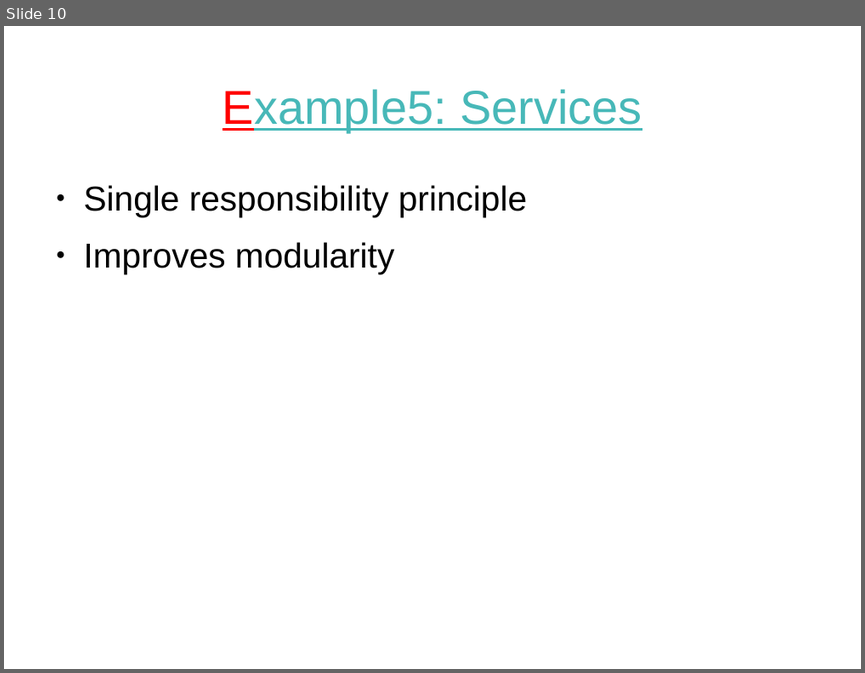
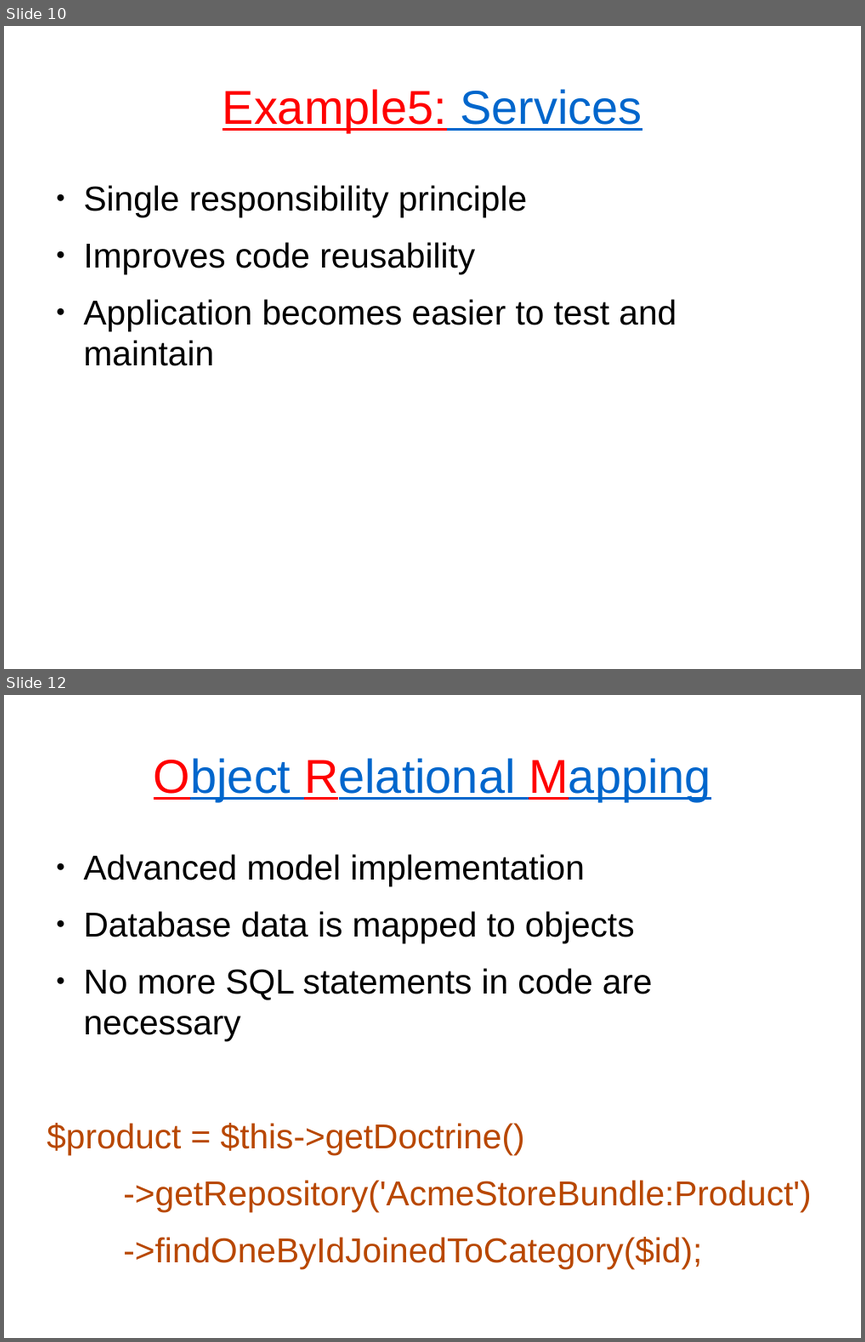
Before and after one commit to tautvilas/frameworks-lecture, a slide deck: doc/presentation.odp. Shown one above the other, each under a label of ours: slide 10 before the commit, slides 10 and 12 after it; the slides between them are not shown. The pictures are 865x673 and 865x1342 pixels, drawn with LibreOffice and Linux fonts; fonts in the diff are those of the drawing. Boxes give left, top, right and bottom in pixels: in the first picture for what was removed or moved away, otherwise in the second. Text is boxed around its words. In the diff, an @@ line names an element or a change of style, - is before the commit and + after.

```diff
--- a/doc/presentation.odp
+++ b/doc/presentation.odp
@@ slide 12 added at (x1=4, y1=695, x2=861, y2=1338), background #FFFFFF @@
@@ title added at (x1=154, y1=758, x2=710, y2=801), 44 pt, text #0066CC, underline @@
+Object Relational Mapping
@@ text added at (x1=46, y1=854, x2=811, y2=1211), 32 pt, text #B84700 @@
+● Advanced model implementation
+● Database data is mapped to objects
+● No more SQL statements in code are necessary
+$product = $this->getDoctrine()
+->getRepository('AcmeStoreBundle:Product')
+->findOneByIdJoinedToCategory($id);
@@ slide 10 changed as well @@
@@ title "Example5: Services" at (x1=222, y1=89, x2=642, y2=132): text colour #47B8B8 to #FF0000 in "Example5:"; text colour #47B8B8 to #0066CC in "Services" @@
@@ text at (x1=84, y1=242, x2=676, y2=366): text changed @@
-● Improves modularity
+● Improves code reusability
+● Application becomes easier to test and maintain
```
Also in this commit, not shown: 12 other slides changed, 1 other slide added, 1 slide removed.
